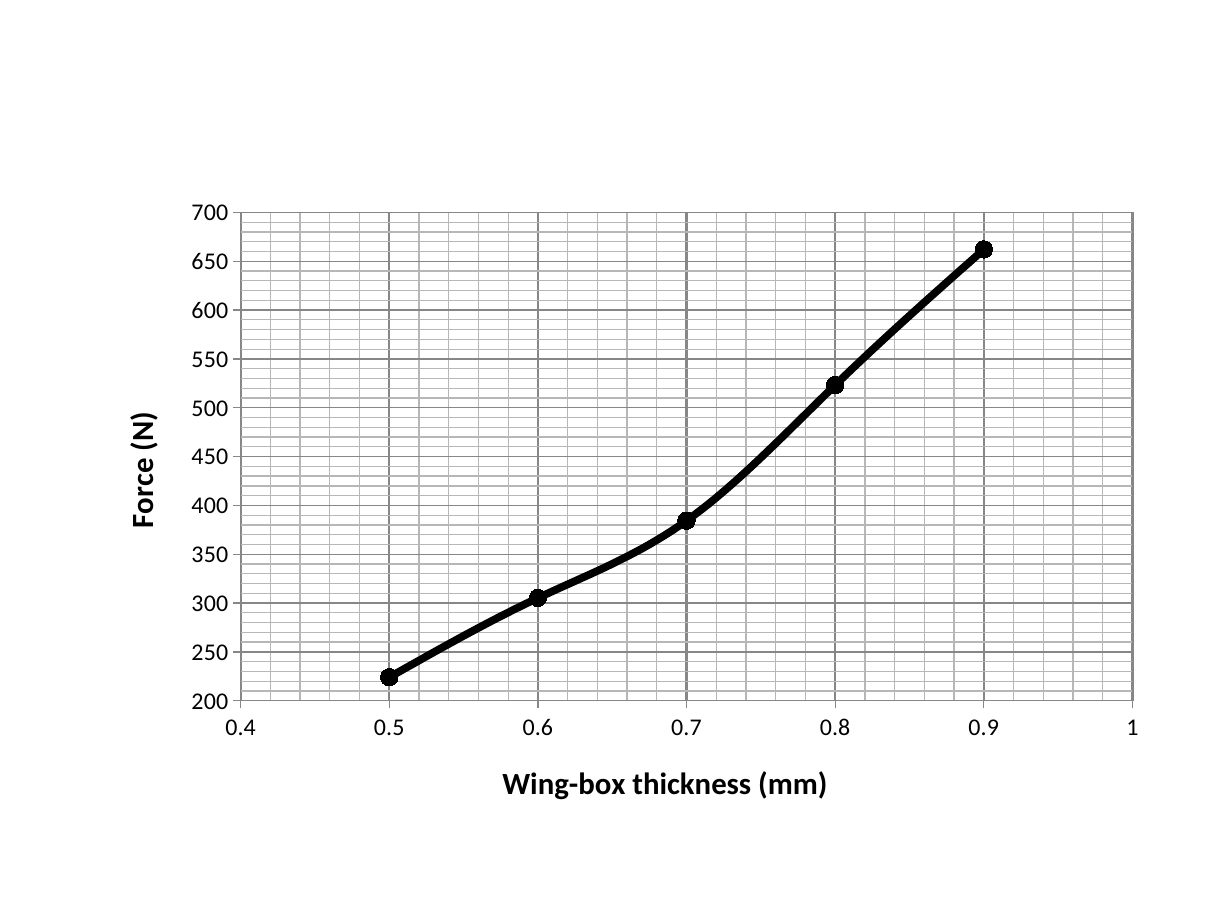
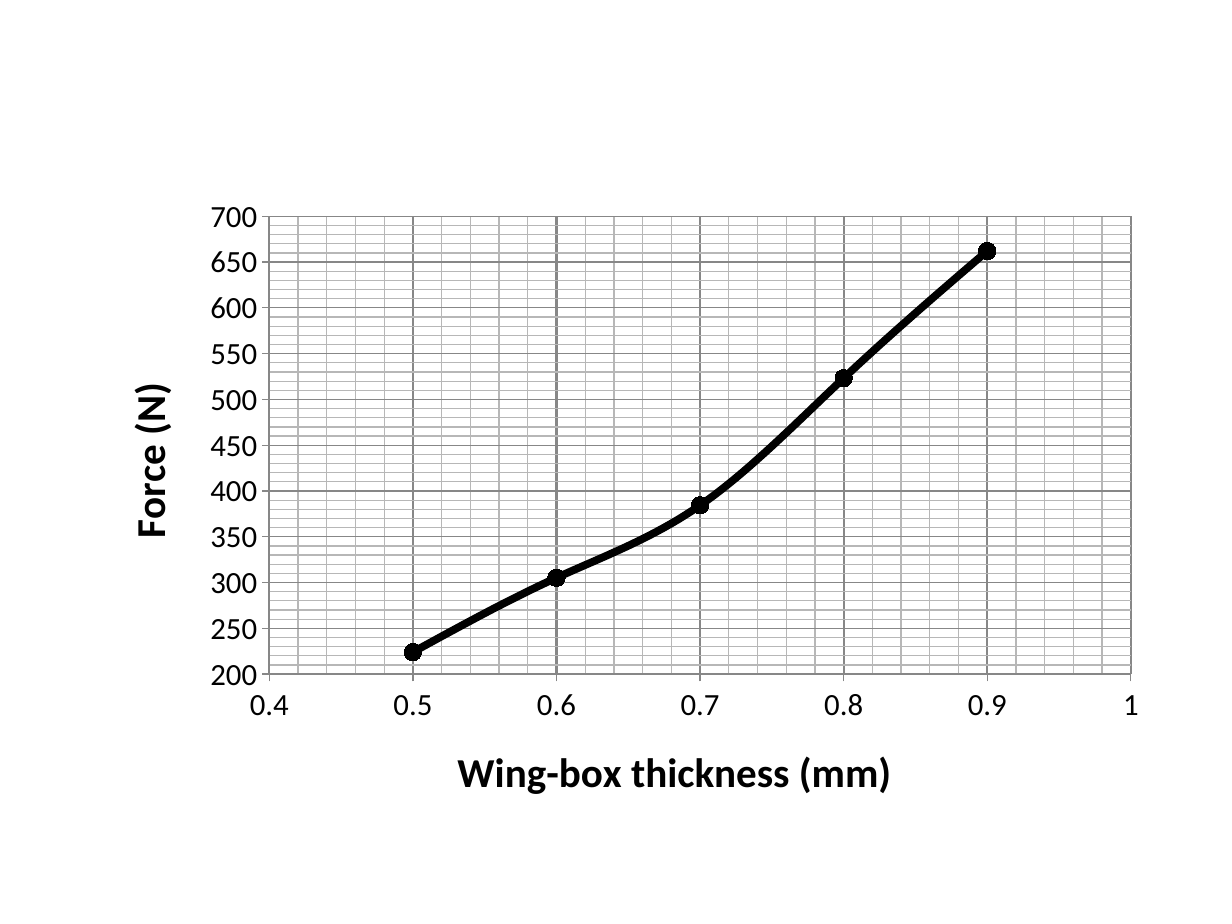
Before and after one commit to AlejandroValverde/latex, a slide deck: slide 20 of figures/figures.pptx. Drawn at 1232x924 pixels with LibreOffice and Linux fonts; fonts in the diff are those of the drawing. Boxes give left, top, right and bottom in pixels: in the first picture for what was removed or moved away, otherwise in the second. Text is boxed around its words. In the diff, an @@ line names an element or a change of style, - is before the commit and + after.

```diff
--- a/figures/figures.pptx
+++ b/figures/figures.pptx
@@ scatter smooth chart at <box>92,185,1161,832</box> @@
@@ category axis changed @@
@@ value axis changed @@
```
Also in this commit, not shown: 5 other slides changed, 20 other files.
